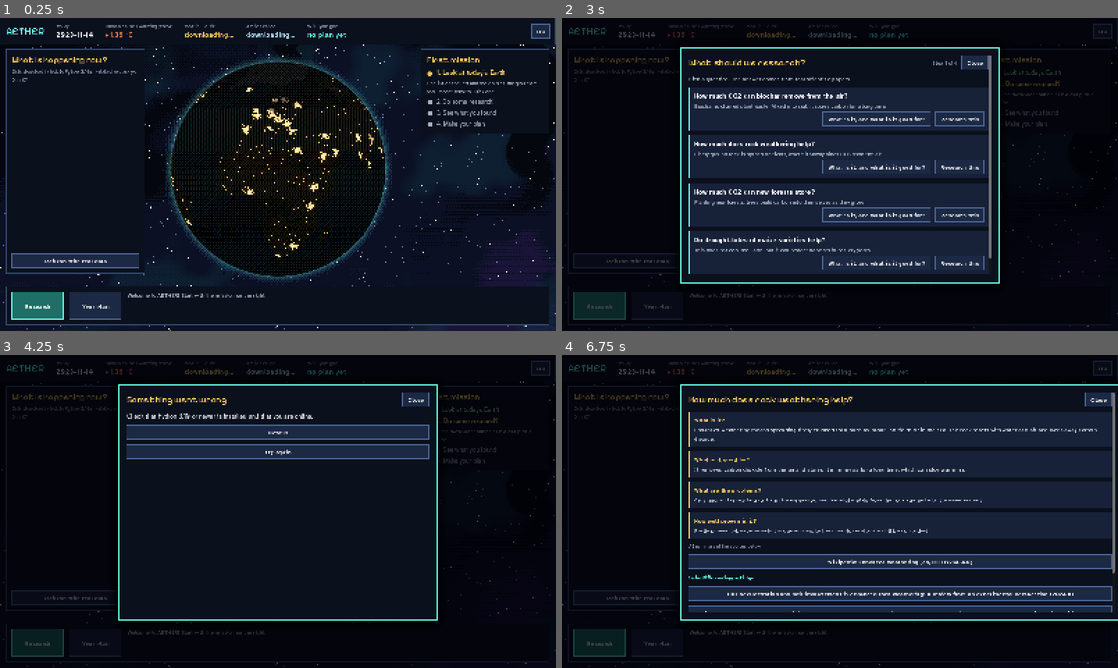
Above: before the commit, frames 1-4 (two rows, left to right).
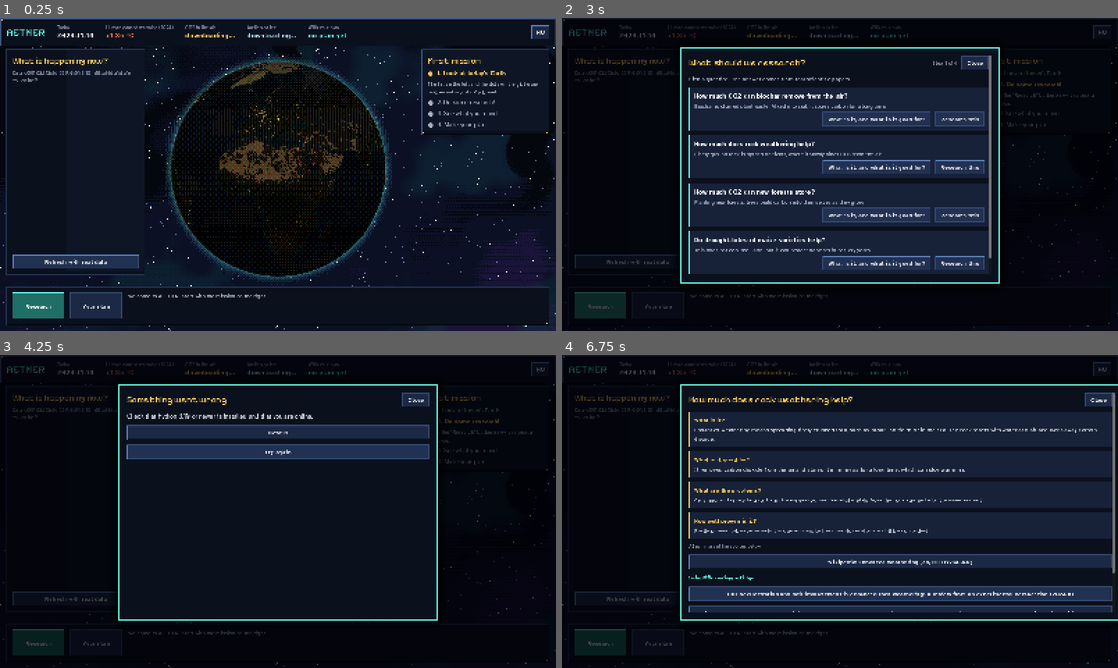
Above: after the commit, the same moments.

Repository: roadside/aether
Game: Godot game, scene res://scenes/main.tscn
Same seed, same stepped clock (60 frames per second), same inputs: the game is played once before the commit and once after it.
Inputs:
- Up to frame 1 (0.25 s): no input
- Up to frame 2 (3 s): click "HU" at 0.5 s; click "EN" at 1.25 s; click "Refresh with real data" at 2 s; click "Research" at 2.75 s
- Up to frame 3 (4.25 s): click "What is it, and what is it go…" at 3.5 s
- Up to frame 4 (6.75 s): click "Try again" at 4.25 s; click "Research this" at 5 s; click "Try again" at 5.75 s; click "What is it, and what is it go…" at 6.5 s

The runs differ from the first frame. In frame 1, 13% of the frame differs, in the area x 0-100%, y 0-99%; in frame 2, 3.6%; in frame 3, 3.7%; in frame 4, 4.1%.

Commit message:
Szebb grafika: festett pixeles földgömb valódi NASA-képekből, festett keretek a felületen
- tools/festett_textura.py: 4096x2048 textúrák NASA Blue Marble / Earth at Night / domborzat alapján;
  saját paletta, lépcsős domborzat-árnyalás, mélységi tengerszínek, parti tajték
- tools/festett_felulet.py: 9-szeletes pixeles keretek a panelekhez és gombokhoz (StyleBoxTexture, csempézve)
- shader: a tajték ne számítson tengeri jégnek; assets/FORRASOK.md a képek eredetéről

Co-Authored-By: Claude Opus 5.5 <noreply@anthropic.com>
Claude-Session: https://claude.ai/code/session_01T6sPwaPiVjASr8DLyjC9bo

Diff:
--- a/AETHER_godot/scripts/main.gd
+++ b/AETHER_godot/scripts/main.gd
@@ -96,26 +96,43 @@
 	var t := Theme.new()
 	t.default_font = UI.font_body
 	t.default_font_size = 18
-	var panel := StyleBoxFlat.new()
-	panel.bg_color = UI.PANEL_BG
-	panel.border_color = UI.EDGE
-	panel.set_border_width_all(2)
-	panel.set_content_margin_all(16)
+	# festett pixeles keretek (tools/festett_felulet.py), csempézve, hogy élesek maradjanak
+	var panel := _frame("res://assets/ui/panel.png", 12, 18)
 	t.set_stylebox("panel", "PanelContainer", panel)
-	for state in ["normal", "hover", "pressed", "disabled", "focus"]:
-		var b := StyleBoxFlat.new()
-		b.bg_color = Color("#1c2944") if state != "hover" else Color("#26385c")
-		b.border_color = Color("#4a6391") if state != "focus" else UI.GOLD
-		b.set_border_width_all(2)
-		b.set_content_margin_all(10)
+	var imgs := {"normal": "gomb", "disabled": "gomb", "hover": "gomb_folotte", "pressed": "gomb_lenyomva"}
+	for state in imgs:
+		var b := _frame("res://assets/ui/%s.png" % imgs[state], 8, 10)
 		b.content_margin_left = 16
 		b.content_margin_right = 16
 		t.set_stylebox(state, "Button", b)
+	var focus := StyleBoxFlat.new()
+	focus.draw_center = false
+	focus.border_color = UI.GOLD
+	focus.set_border_width_all(2)
+	t.set_stylebox("focus", "Button", focus)
 	t.set_font("font", "Button", UI.font_bold)
 	t.set_font_size("font_size", "Button", 17)
 	t.set_font("font", "CheckBox", UI.font_body)
 	t.set_color("font_color", "Label", UI.TEXT)
 	return t
+
+
+func _frame(path: String, margin: int, content: int) -> StyleBox:
+	var tex: Texture2D = load(path)
+	if tex == null:   # ha a kép hiányzik, egyszerű keret
+		var f := StyleBoxFlat.new()
+		f.bg_color = UI.PANEL_BG
+		f.border_color = UI.EDGE
+		f.set_border_width_all(2)
+		f.set_content_margin_all(content)
+		return f
+	var s := StyleBoxTexture.new()
+	s.texture = tex
+	s.set_texture_margin_all(margin)
+	s.axis_stretch_horizontal = StyleBoxTexture.AXIS_STRETCH_MODE_TILE
+	s.axis_stretch_vertical = StyleBoxTexture.AXIS_STRETCH_MODE_TILE
+	s.set_content_margin_all(content)
+	return s
 
 
 func _panel(pos: Vector2, width: float) -> VBoxContainer:
--- a/AETHER_godot/shaders/globe.gdshader
+++ b/AETHER_godot/shaders/globe.gdshader
@@ -3,7 +3,7 @@
 // (Bayer) dither-rel posztereli, így festett pixelgrafika hatású.
 shader_type canvas_item;
 
-uniform sampler2D albedo_map : source_color, filter_nearest, repeat_enable;  // nappali színek (Natural Earth alapú)
+uniform sampler2D albedo_map : source_color, filter_nearest, repeat_enable;  // nappali színek (NASA Blue Marble, festett pixeles feldolgozás)
 uniform sampler2D data_map : filter_nearest, repeat_enable;                  // R: szárazföld, G: sekély víz
 uniform sampler2D night_map : source_color, filter_nearest, repeat_enable;   // városfények
 uniform sampler2D cloud_map : filter_linear, repeat_enable;                  // felhőzaj
@@ -80,7 +80,7 @@
 					float band = smoothstep(0.0, 0.6, 1.0 - abs(lat) / 1.2);
 					albedo = mix(albedo, vec3(0.62, 0.50, 0.30), heat * 0.35 * band);
 				}
-			} else if (lum > 0.7 && abs(lat) < 1.05 + heat * 0.25) {
+			} else if (lum > 0.82 && abs(lat) < 1.05 + heat * 0.25) {
 				// a tengeri jég széle a sark felé húzódik
 				albedo = vec3(0.10, 0.27, 0.45);
 			}
Binary file changed: AETHER_godot/assets/earth_albedo.png
Binary file changed: AETHER_godot/assets/earth_data.png
Binary file changed: AETHER_godot/assets/earth_night.png
Binary file added: AETHER_godot/assets/ui/gomb.png
Binary file added: AETHER_godot/assets/ui/gomb_folotte.png
Binary file added: AETHER_godot/assets/ui/gomb_lenyomva.png
Binary file added: AETHER_godot/assets/ui/panel.png
Not shown, added: AETHER_godot/assets/FORRASOK.md
